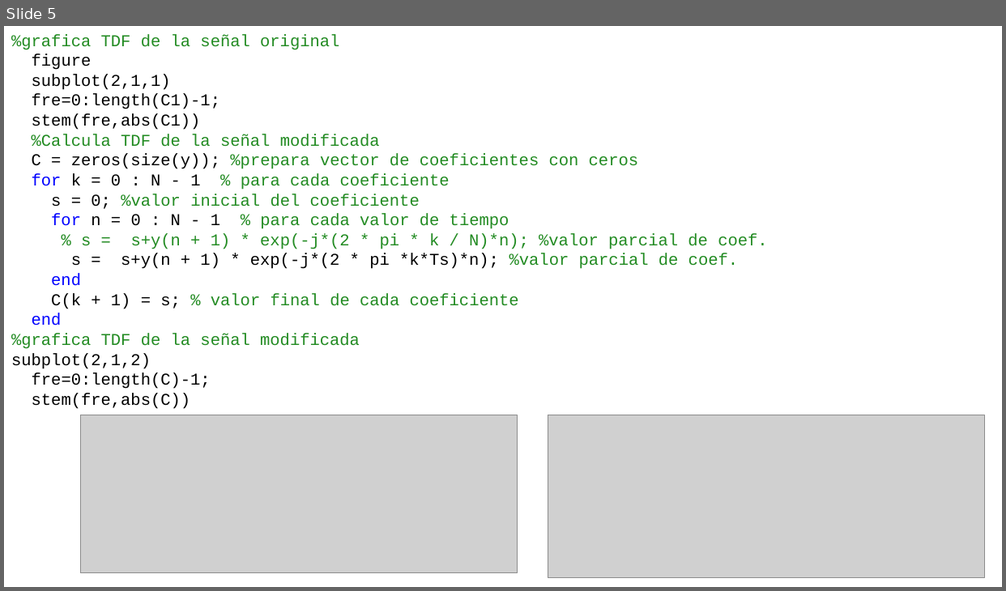
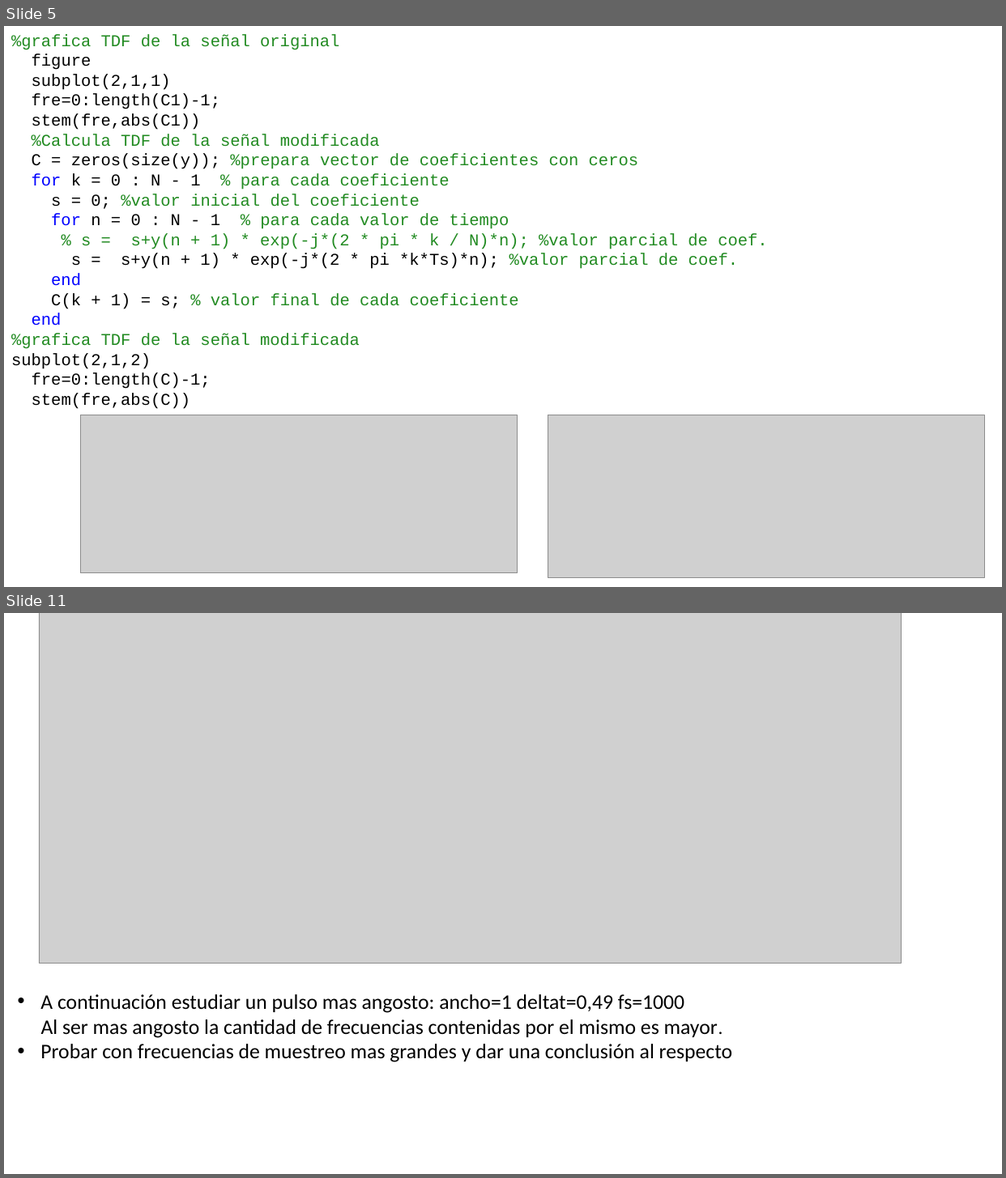
Before and after one commit to odeluigi/Analisis, a slide deck: TP4/Presentacion-TP-4.pptx. Shown one above the other, each under a label of ours: slide 5 before the commit, slides 5 and 11 after it; the slides between them are not shown. The pictures are 1006x591 and 1006x1178 pixels, drawn with LibreOffice and Linux fonts; fonts in the diff are those of the drawing; grey boxes stand for pictures. Boxes give left, top, right and bottom in pixels: in the first picture for what was removed or moved away, otherwise in the second. Text is boxed around its words. In the diff, an @@ line names an element or a change of style, - is before the commit and + after.

```diff
--- a/TP4/Presentacion-TP-4.pptx
+++ b/TP4/Presentacion-TP-4.pptx
@@ slide 11 added at bbox=[4, 613, 1002, 1174], background #FFFFFF @@
@@ picture added at bbox=[39, 613, 901, 964] @@
@@ text added at bbox=[40, 995, 733, 1063], 20 pt, text #000000 @@
+• A continuación estudiar un pulso mas angosto: ancho=1 deltat=0,49 fs=1000
+Al ser mas angosto la cantidad de frecuencias contenidas por el mismo es mayor.
+• Probar con frecuencias de muestreo mas grandes y dar una conclusión al respecto
```
Also in this commit, not shown: 3 slides changed, 7 other slides added, 2 other files.
